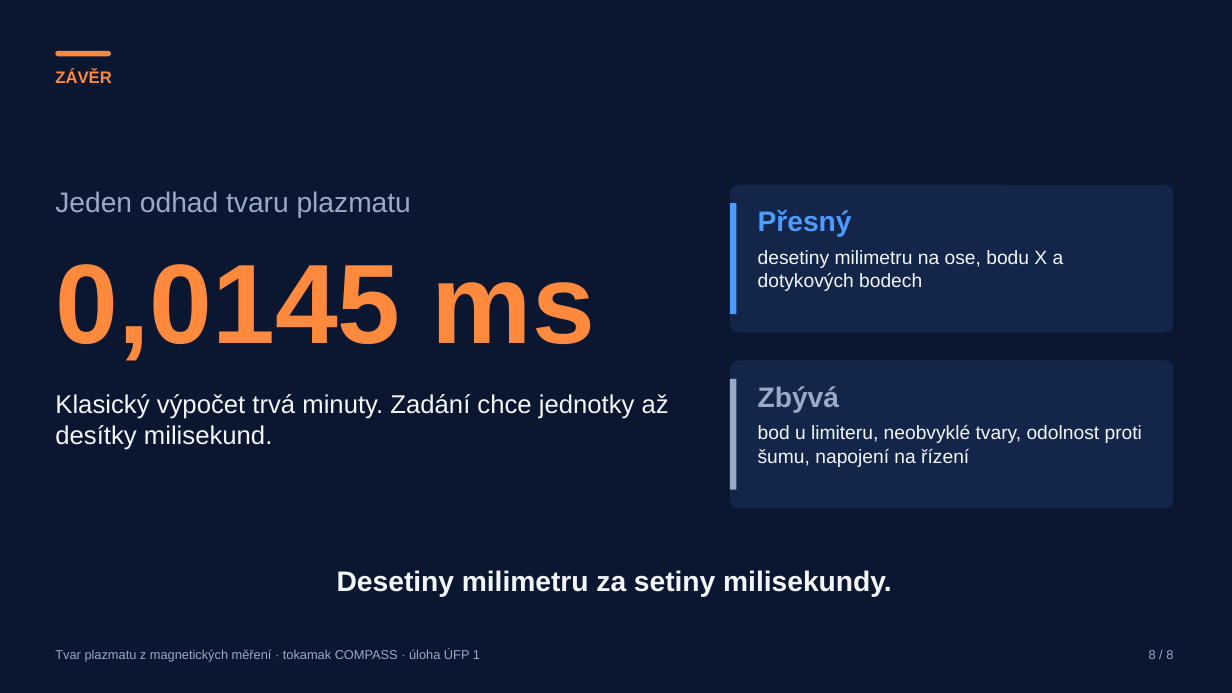
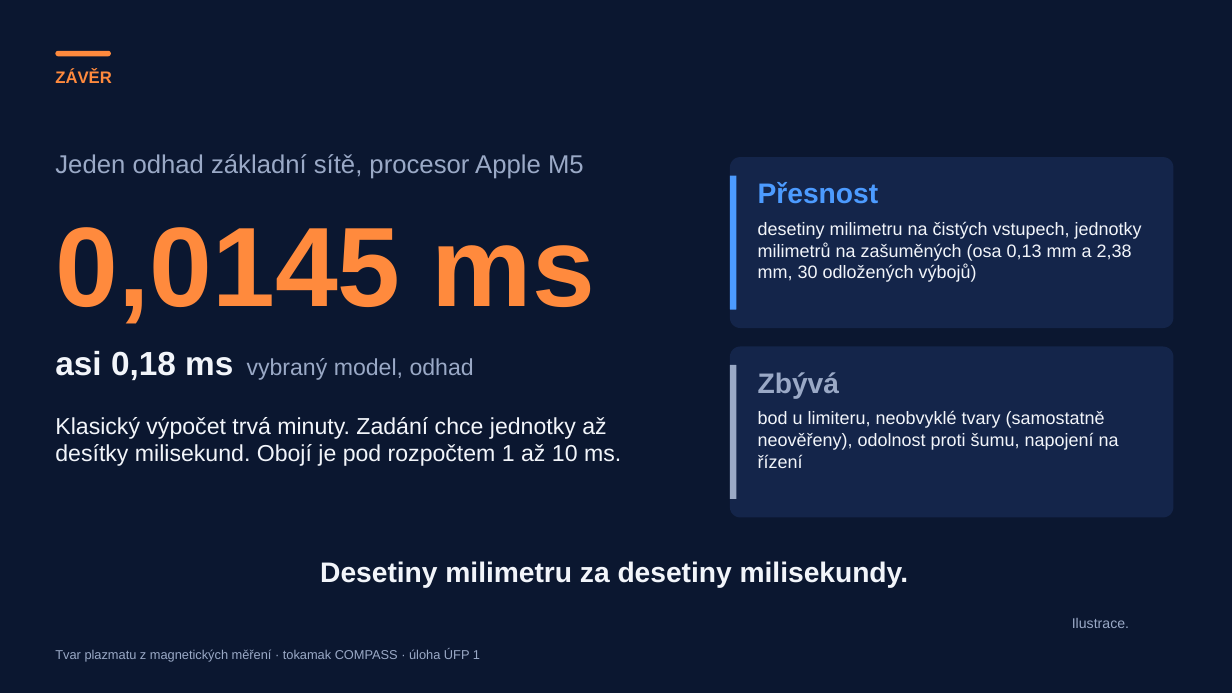
Before and after one commit to mschiller890/hackathon, a slide deck: slide 14 of presentation/deck/slides.pptx. Drawn at 1232x693 pixels with LibreOffice and Linux fonts; fonts in the diff are those of the drawing; background and template pictures are left out. Boxes give left, top, right and bottom in pixels: in the first picture for what was removed or moved away, otherwise in the second. Text is boxed around its words. In the diff, an @@ line names an element or a change of style, - is before the commit and + after.

```diff
--- a/presentation/deck/slides.pptx
+++ b/presentation/deck/slides.pptx
@@ text at (55, 154, 584, 179): text changed; size 22 to 20 pt @@
-Jeden odhad tvaru plazmatu
+Jeden odhad základní sítě, procesor Apple M5
@@ rounded rectangle: place and size @@
-rounded rectangle at (730, 185, 1174, 333)
+rounded rectangle at (730, 157, 1174, 328)
@@ rounded rectangle: place and size @@
-rounded rectangle at (730, 203, 737, 314)
+rounded rectangle at (730, 176, 737, 310)
@@ text "0,0145 ms": place and size @@
-text "0,0145 ms" at (55, 264, 595, 361)
+text "0,0145 ms" at (55, 227, 595, 324)
@@ text at (758, 182, 1142, 282): text changed; size 15 to 14 pt @@
-Přesný
-desetiny milimetru na ose, bodu X a dotykových bodech
+Přesnost
+desetiny milimetru na čistých vstupech, jednotky milimetrů na zašuměných (osa 0,13 mm a 2,38 mm, 30 odložených výbojů)
@@ text added at (55, 351, 474, 380), 18 pt, text #9AA9C6 @@
+asi 0,18 ms vybraný model, odhad
@@ rounded rectangle: place and size @@
-rounded rectangle at (730, 360, 1174, 508)
+rounded rectangle at (730, 347, 1174, 518)
@@ rounded rectangle: place and size @@
-rounded rectangle at (730, 379, 737, 490)
+rounded rectangle at (730, 365, 737, 499)
@@ text "Zbývá": place and size @@
-text "Zbývá" at (758, 386, 1142, 467)
+text "Zbývá" at (758, 372, 1119, 468)
@@ text at (55, 417, 621, 466): text changed; size 20 to 18 pt @@
-Klasický výpočet trvá minuty. Zadání chce jednotky až desítky milisekund.
+Klasický výpočet trvá minuty. Zadání chce jednotky až desítky milisekund. Obojí je pod rozpočtem 1 až 10 ms.
@@ text at (758, 411, 1119, 468): text changed; size 15 to 14 pt @@
-bod u limiteru, neobvyklé tvary, odolnost proti šumu, napojení na řízení
+bod u limiteru, neobvyklé tvary (samostatně neověřeny), odolnost proti šumu, napojení na řízení
@@ text at (320, 561, 909, 588): text changed @@
-Desetiny milimetru za setiny milisekundy.
+Desetiny milimetru za desetiny milisekundy.
@@ text added at (1072, 618, 1129, 628), 11 pt, text #9AA9C6 @@
+Ilustrace.
@@ text removed at (1149, 650, 1173, 659) @@
-8 / 8
```
Also in this commit, not shown: 13 other slides changed, 1 other file.
